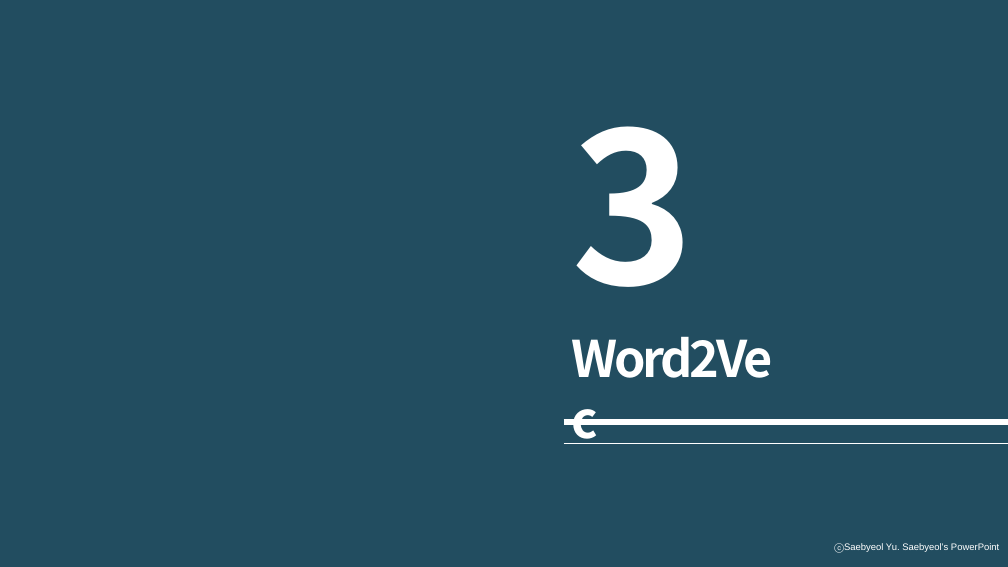
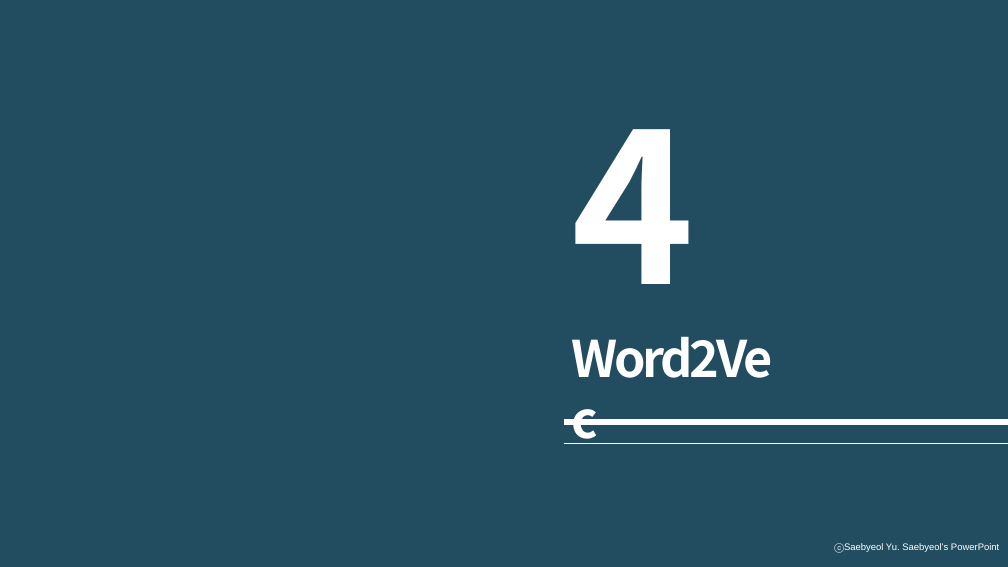
Before and after one commit to shinht97/steamsavemoney, a slide deck: slide 12 of 지갑지킴이_발표자료.pptx (slide 11 before the commit). Drawn at 1008x567 pixels with LibreOffice and Linux fonts; fonts in the diff are those of the drawing. Boxes give left, top, right and bottom in pixels: in the first picture for what was removed or moved away, otherwise in the second. Text is boxed around its words. In the diff, an @@ line names an element or a change of style, - is before the commit and + after.

```diff
--- a/지갑지킴이_발표자료.pptx
+++ b/지갑지킴이_발표자료.pptx
@@ text at [571,129,694,284]: text changed @@
-3
+4
```
Also in this commit, not shown: 15 other slides changed, 3 slides added, 1 slide removed, 5 other files.
